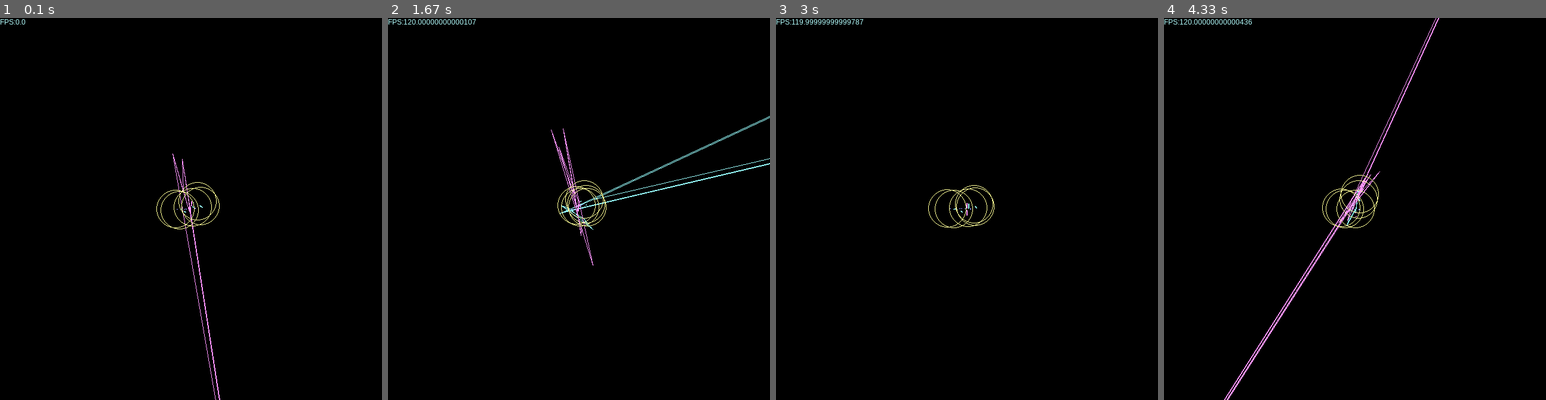
Above: before the commit, frames 1-4 (left to right).
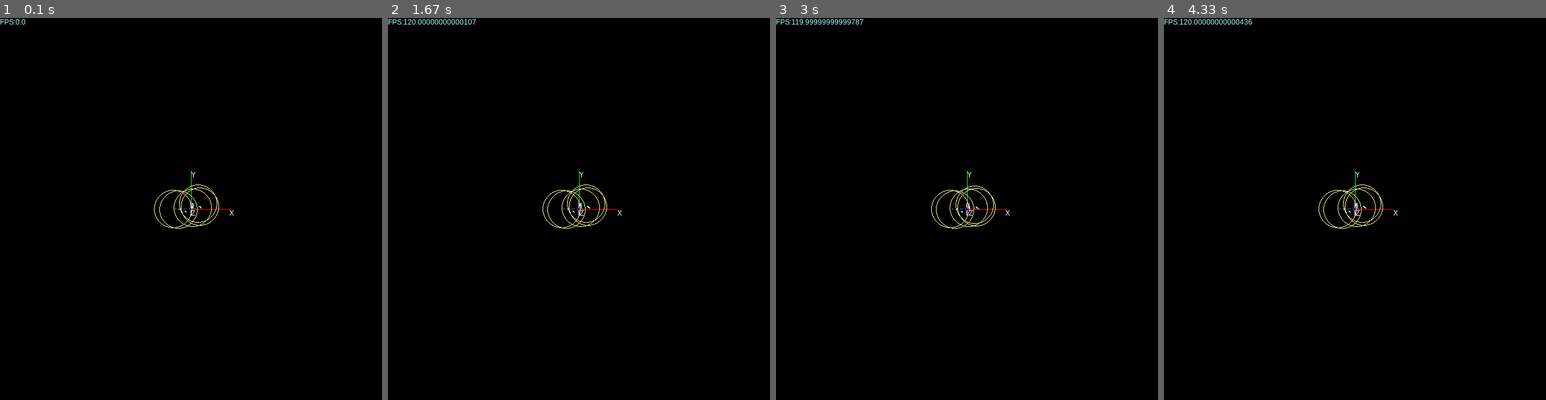
Above: after the commit, the same moments.

Repository: SuperFola/Pygame3D
Game: pygame game, started from demo.py
The game is run twice, just before and just after one commit, with the same random seed, the same clock (stepped at 60 frames per second) and the same inputs.
Inputs:
- Up to frame 1 (0.1 s): no input
- Up to frame 2 (1.67 s): hold P 0.33-0.8 s; hold Right 0.33-0.8 s; hold O 0.83-1.3 s; hold Right 0.83-1.3 s; hold Right from 1.33 s (still down)
- Up to frame 3 (3 s): release Right at 1.8 s; hold Up 1.83-2.13 s; hold Right 2.17-2.63 s; hold Left from 2.67 s (still down)
- Up to frame 4 (4.33 s): release Left at 3.2 s; hold Down 3.23-3.53 s; hold Left 3.57-3.97 s; hold Up from 4 s (still down)

The runs differ from the first frame. In frame 1, 0.7% of the frame differs, in the area x 40-62%, y 35-100%; in frame 2, 1.0%; in frame 3, 0.4%; in frame 4, 1.1%, in the area x 15-73%, y 0-100%.

Commit message:
utilisez O/P, UP/DOWN, LEFT/RIGHT pour bouger le plan dans la démo (angles uniquement)

Diff:
--- a/demo.py
+++ b/demo.py
@@ -49,10 +49,24 @@
             event = pygame.event.poll()
             if event.type == QUIT:
                 break
+            if event.type == KEYUP:
+                if event.key == K_UP:
+                    self.plan.rot_x(1)
+                elif event.key == K_DOWN:
+                    self.plan.rot_x(-1)
+                elif event.key == K_RIGHT:
+                    self.plan.rot_y(1)
+                elif event.key == K_LEFT:
+                    self.plan.rot_y(-1)
+                elif event.key == K_o:
+                    self.plan.rot_z(1)
+                elif event.key == K_p:
+                    self.plan.rot_z(-1)
 
             self.screen.fill((0, 0, 0))
+            self.plan.draw_axis(self.screen)
             self.draw_objects()
-            self.rotate_objects()
+            # self.rotate_objects()
 
             self.screen.blit(self.font.render("FPS:" + str(self.clock.get_fps()), 1, (180, 255, 255)), (0, 0))
 
--- a/engine.py
+++ b/engine.py
@@ -273,7 +273,7 @@
     def draw_axis(self, screen):
         t = []
         for axe in self.axis:
-            r = axe.rotateX(self.xangle).rotateY(self.yangle).rotateZ(self.zangle)
+            r = axe.rot_x(self.xangle).rot_y(self.yangle).rot_z(self.zangle)
             p = r.project(screen.get_width(), screen.get_height(), 256, 4)
             t.append(p)
         pygame.draw.line(screen, RED, (t[0].x, t[0].y), (t[1].x, t[1].y))
